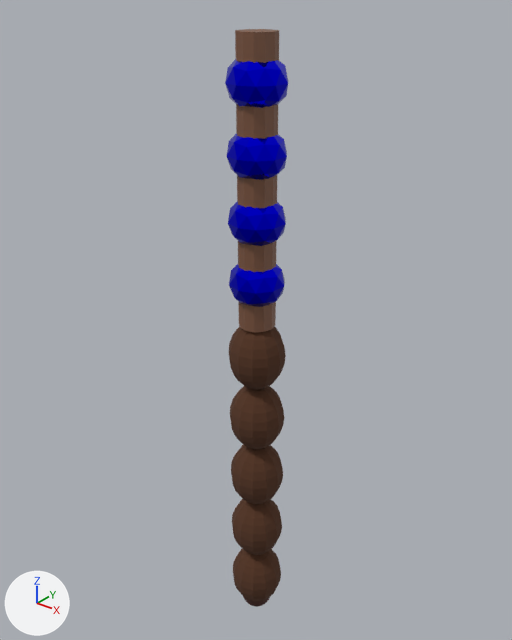
Renders of the glTF model Assets/Assets/3DModels/ProceduralGeneration/ProcGen Wands To Import/Wand 233.glb from each side of a commit.
Camera for both pictures: a 50 mm lens placed at (0.303, -0.38, 0.52), pointed at (-0.012, 0.014, 0.276). The axes (+X, +Y, +Z) are drawn at lower left. The lights are the same throughout. The picture after the commit comes second. Vertices at exactly the same position are counted once.

Names of what the first picture shows: 'GeneratedWand'.
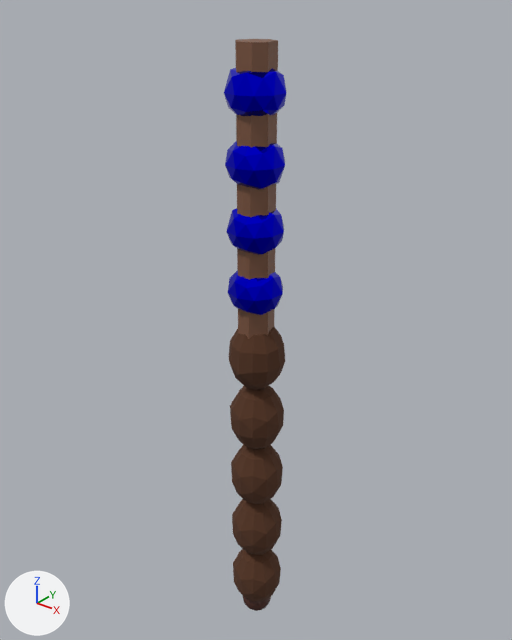
Pixel boxes (x1, y1, x2, y2) of what changed, in the pictures (512 x 640 px):
'GeneratedWand', reshaped
    before: (225, 29, 288, 607)
    after: (224, 39, 287, 611)
part 1 of me_cube, rebuilt
    before: (244, 597, 270, 607)
    after: (242, 595, 271, 611)
part 2 of me_cube, rebuilt
    before: (228, 201, 286, 246)
    after: (226, 208, 284, 255)
part 3 of me_cube, rebuilt
    before: (227, 133, 287, 180)
    after: (225, 141, 285, 190)
part 4 of me_cube, rebuilt
    before: (225, 59, 288, 108)
    after: (224, 68, 287, 116)
part 5 of me_cube, rebuilt
    before: (229, 264, 285, 307)
    after: (228, 270, 283, 315)
part 6 of me_cube, rebuilt
    before: (235, 29, 279, 332)
    after: (235, 39, 278, 339)
part 7 of me_cube, cut back
    before: (229, 326, 286, 602)
    after: (229, 326, 285, 601)

Diff of the bpy script that builds the scene:
```diff
--- a/Assets/Assets/3DModels/ProceduralGeneration/ProcGen Wands To Import/Wand 233.glb.py
+++ b/Assets/Assets/3DModels/ProceduralGeneration/ProcGen Wands To Import/Wand 233.glb.py
@@ me_cube @@
 # used by ob_generatedwand; location = (0.0, 0.0, 0.0)
-me_cube.from_pydata(...)  # 1344 vertices, 2644 faces; spans x -0.022..0.022, y -0.022..0.022, z -0.009..0.489
+me_cube.from_pydata(...)  # 571 vertices, 1106 faces; spans x -0.022..0.022, y -0.022..0.022, z -0.014..0.483
+# me_cube part 1: the loose piece of 482 vertices spanning x -0.013..0.013, y -0.013..0.013, z -0.009..0.018 is rebuilt with 98 vertices and now spans x -0.013..0.013, y -0.013..0.013, z -0.014..0.012
+# me_cube part 2: the loose piece of 42 vertices spanning x -0.02..0.02, y -0.021..0.022, z 0.344..0.383 is rebuilt with 35 vertices and now spans x -0.021..0.02, y -0.022..0.021, z 0.338..0.377
+# me_cube part 3: the loose piece of 42 vertices spanning x -0.02..0.02, y -0.021..0.022, z 0.391..0.43 is rebuilt with 36 vertices and now spans x -0.021..0.02, y -0.022..0.021, z 0.385..0.424
+# me_cube part 4: the loose piece of 42 vertices spanning x -0.02..0.02, y -0.021..0.022, z 0.438..0.477 is rebuilt with 34 vertices and now spans x -0.021..0.02, y -0.022..0.021, z 0.432..0.471
+# me_cube part 5: the loose piece of 42 vertices spanning x -0.02..0.02, y -0.021..0.022, z 0.296..0.336 is rebuilt with 36 vertices and now spans x -0.021..0.02, y -0.022..0.021, z 0.291..0.33
+# me_cube part 6: the loose piece of 24 vertices spanning x -0.014..0.014, y -0.014..0.014, z 0.281..0.489 is rebuilt with 14 vertices and now spans x -0.015..0.013, y -0.014..0.014, z 0.275..0.483
+# me_cube part 7: 616 vertices removed from x -0.022..0.022, y -0.022..0.022, z 0.001..0.284; 264 vertices added at x -0.022..0.022, y -0.022..0.022, z 0.002..0.283
 me_cube.materials.append(mat_pommelprimary)
```
